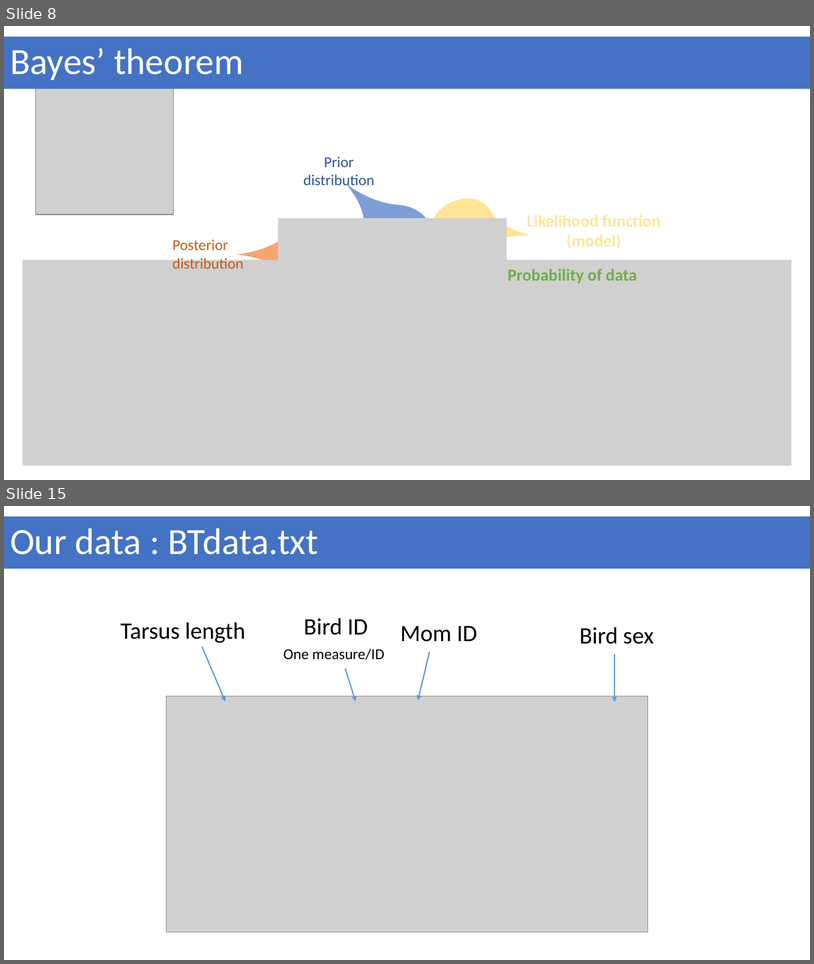
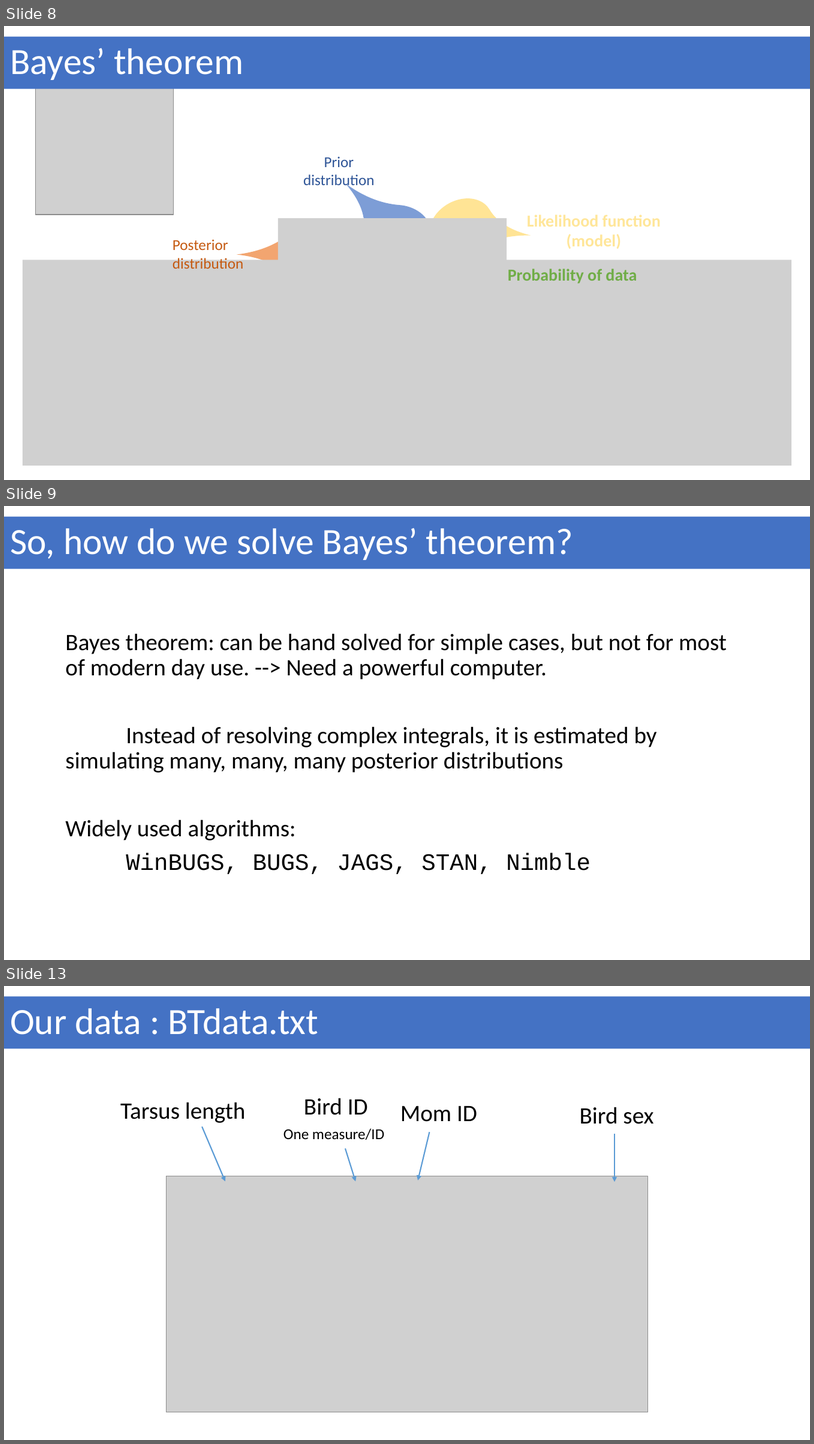
Before and after one commit to geek-lunch/workshops, a slide deck: Intro_to_bayesian/bayesian_stats_with_stan_and_brms.pptx. Shown one above the other, each under a label of ours: slides 8 and 15 before the commit, slides 8, 9 and 13 after it; the slides between them are not shown. The pictures are 814x964 and 814x1444 pixels, drawn with LibreOffice and Linux fonts; fonts in the diff are those of the drawing; grey boxes stand for pictures. Boxes give left, top, right and bottom in pixels: in the first picture for what was removed or moved away, otherwise in the second. Text is boxed around its words. In the diff, an @@ line names an element or a change of style, - is before the commit and + after.

```diff
--- a/Intro_to_bayesian/bayesian_stats_with_stan_and_brms.pptx
+++ b/Intro_to_bayesian/bayesian_stats_with_stan_and_brms.pptx
@@ slide 9 added at bbox=[4, 506, 810, 960], background #FFFFFF @@
@@ title added at bbox=[4, 516, 810, 568], fill #4472C4, 44 pt, text #FFFFFF @@
+So, how do we solve Bayes’ theorem?
@@ text added at bbox=[65, 633, 727, 874], 28 pt, text #000000 @@
+Bayes theorem: can be hand solved for simple cases, but not for most of modern day use. --> Need a powerful computer.
+Instead of resolving complex integrals, it is estimated by simulating many, many, many posterior distributions
+Widely used algorithms:
+WinBUGS, BUGS, JAGS, STAN, Nimble
@@ what was slide 15 is now slide 13 @@
```
Also in this commit, not shown: 1 slide changed, 4 other slides added, 3 slides removed, 5 other files.
